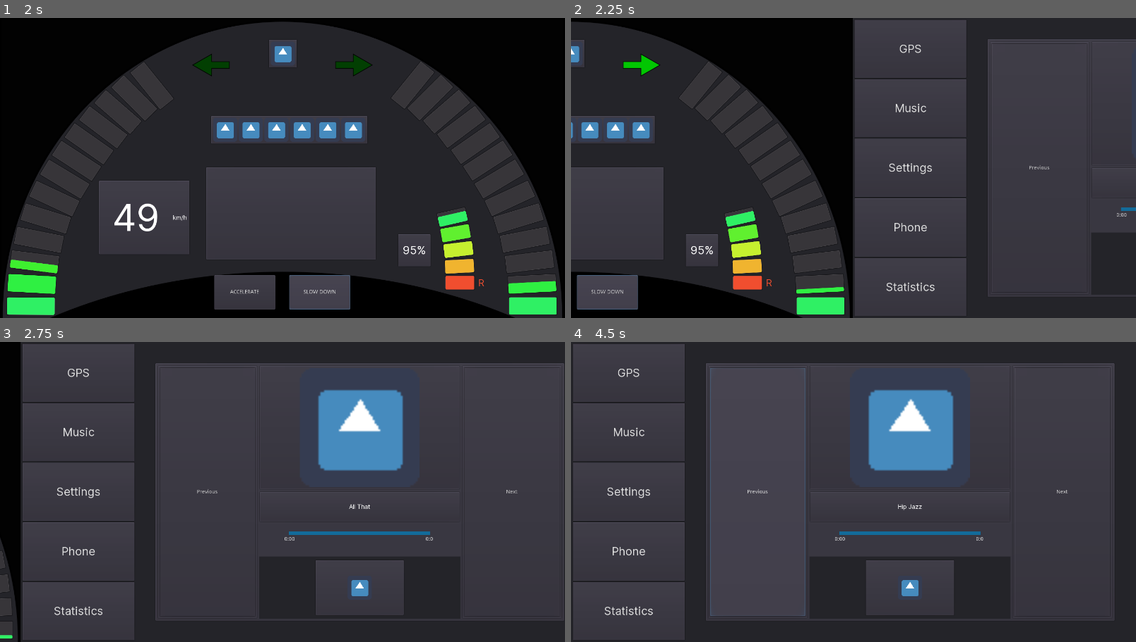
Above: before the commit, frames 1-4 (two rows, left to right).
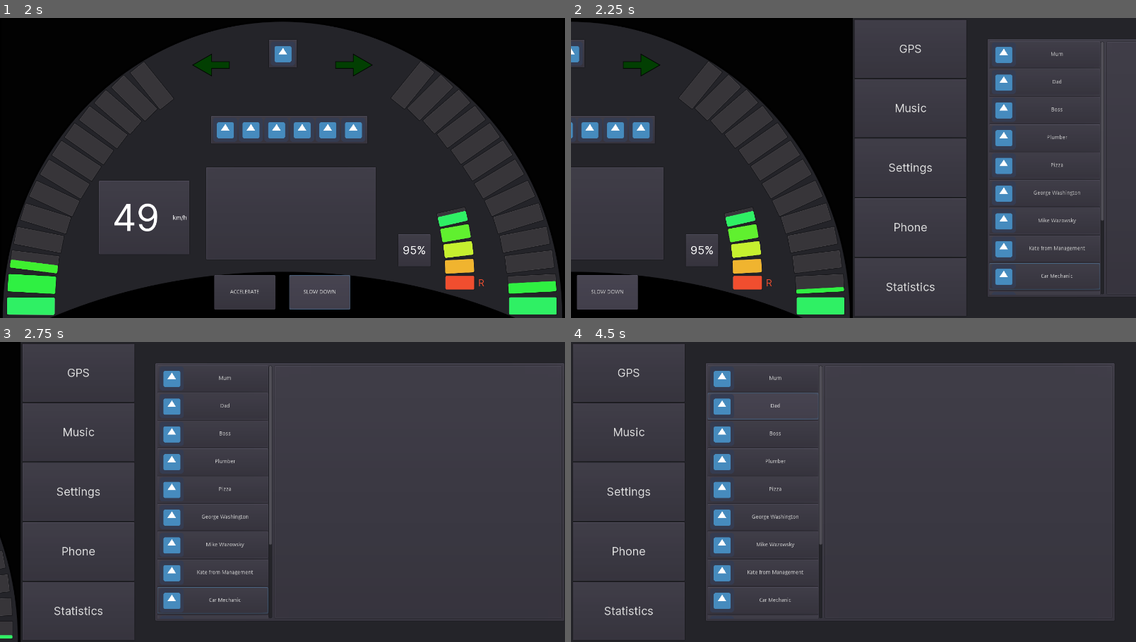
Above: after the commit, the same moments.

Repository: przadkap/car-dashboard
Game: Godot game, scene res://BTWScreen/BehindTheWheelScreen.tscn
The game is run twice, just before and just after one commit, with the same random seed, the same clock (stepped at 60 frames per second) and the same inputs. The engine's default icon, where the game draws it, is replaced by a stand-in: a white triangle on a blue panel in a dark square. Sound files missing from this copy of the repository are replaced by a short silence.
Inputs (mouse positions are in pixels of both pictures, inside the frame that each line leads up to):
- Up to frame 1 (2 s): click "ACCELERATE" at 0.5 s; click "SLOW DOWN" at 1.25 s
- Up to frame 2 (2.25 s): tap Enter at 2 s; hold Right from 2.03 s (still down); tap 0 at 2.1 s
- Up to frame 3 (2.75 s): keep holding Right
- Up to frame 4 (4.5 s): release Right at 2.75 s; click "Phone" at 2.75 s; click (763, 378) at 3.5 s, where only the run after the commit has a clickable "Mum"; click (763, 405) at 4.25 s, where only the run after the commit has a clickable "Dad"

Frame 1 is identical in both runs. In frame 2, 2.6% of the frame differs, in the area x 1-100%, y 7-98%; in frame 3, 7.2%; in frame 4, 7.4%, in the area x 24-88%, y 7-93%.

Commit message:
create skeleton

Diff:
--- a/Car Dashboard/BTWScreen/BehindTheWheelScreen.tscn
+++ b/Car Dashboard/BTWScreen/BehindTheWheelScreen.tscn
@@ -949,6 +949,155 @@
 custom_styles/panel = ExtResource( 13 )
 
 [node name="MusicPlayer" parent="MultimediaScreen/PanelContainer/SideSeparator/Content" instance=ExtResource( 15 )]
+visible = false
+
+[node name="Phone" type="PanelContainer" parent="MultimediaScreen/PanelContainer/SideSeparator/Content"]
+margin_left = 50.0
+margin_top = 50.0
+margin_right = 1139.0
+margin_bottom = 740.0
+
+[node name="HBoxContainer" type="HBoxContainer" parent="MultimediaScreen/PanelContainer/SideSeparator/Content/Phone"]
+margin_left = 7.0
+margin_top = 7.0
+margin_right = 1082.0
+margin_bottom = 683.0
+
+[node name="Contacts" type="ScrollContainer" parent="MultimediaScreen/PanelContainer/SideSeparator/Content/Phone/HBoxContainer"]
+margin_right = 306.0
+margin_bottom = 676.0
+size_flags_horizontal = 3
+size_flags_vertical = 3
+
+[node name="ContactList" type="VBoxContainer" parent="MultimediaScreen/PanelContainer/SideSeparator/Content/Phone/HBoxContainer/Contacts"]
+margin_right = 294.0
+margin_bottom = 958.0
+size_flags_horizontal = 3
+size_flags_vertical = 3
+
+[node name="Contact1" type="Button" parent="MultimediaScreen/PanelContainer/SideSeparator/Content/Phone/HBoxContainer/Contacts/ContactList"]
+margin_right = 294.0
+margin_bottom = 70.0
+rect_min_size = Vector2( 0, 70 )
+size_flags_horizontal = 3
+text = "Mum"
+icon = ExtResource( 5 )
+
+[node name="Contact2" type="Button" parent="MultimediaScreen/PanelContainer/SideSeparator/Content/Phone/HBoxContainer/Contacts/ContactList"]
+margin_top = 74.0
+margin_right = 294.0
+margin_bottom = 144.0
+rect_min_size = Vector2( 0, 70 )
+size_flags_horizontal = 3
+text = "Dad"
+icon = ExtResource( 5 )
+
+[node name="Contact3" type="Button" parent="MultimediaScreen/PanelContainer/SideSeparator/Content/Phone/HBoxContainer/Contacts/ContactList"]
+margin_top = 148.0
+margin_right = 294.0
+margin_bottom = 218.0
+rect_min_size = Vector2( 0, 70 )
+size_flags_horizontal = 3
+text = "Boss"
+icon = ExtResource( 5 )
+
+[node name="Contact4" type="Button" parent="MultimediaScreen/PanelContainer/SideSeparator/Content/Phone/HBoxContainer/Contacts/ContactList"]
+margin_top = 222.0
+margin_right = 294.0
+margin_bottom = 292.0
+rect_min_size = Vector2( 0, 70 )
+size_flags_horizontal = 3
+text = "Plumber"
+icon = ExtResource( 5 )
+
+[node name="Contact5" type="Button" parent="MultimediaScreen/PanelContainer/SideSeparator/Content/Phone/HBoxContainer/Contacts/ContactList"]
+margin_top = 296.0
+margin_right = 294.0
+margin_bottom = 366.0
+rect_min_size = Vector2( 0, 70 )
+size_flags_horizontal = 3
+text = "Pizza"
+icon = ExtResource( 5 )
+
+[node name="Contact6" type="Button" parent="MultimediaScreen/PanelContainer/SideSeparator/Content/Phone/HBoxContainer/Contacts/ContactList"]
+margin_top = 370.0
+margin_right = 294.0
+margin_bottom = 440.0
+rect_min_size = Vector2( 0, 70 )
+size_flags_horizontal = 3
+text = "George Washington"
+icon = ExtResource( 5 )
+
+[node name="Contact7" type="Button" parent="MultimediaScreen/PanelContainer/SideSeparator/Content/Phone/HBoxContainer/Contacts/ContactList"]
+margin_top = 444.0
+margin_right = 294.0
+margin_bottom = 514.0
+rect_min_size = Vector2( 0, 70 )
+size_flags_horizontal = 3
+text = "Mike Wazowsky"
+icon = ExtResource( 5 )
+
+[node name="Contact8" type="Button" parent="MultimediaScreen/PanelContainer/SideSeparator/Content/Phone/HBoxContainer/Contacts/ContactList"]
+margin_top = 518.0
+margin_right = 294.0
+margin_bottom = 588.0
+rect_min_size = Vector2( 0, 70 )
+size_flags_horizontal = 3
+text = "Kate from Management"
+icon = ExtResource( 5 )
+
+[node name="Contact9" type="Button" parent="MultimediaScreen/PanelContainer/SideSeparator/Content/Phone/HBoxContainer/Contacts/ContactList"]
+margin_top = 592.0
+margin_right = 294.0
+margin_bottom = 662.0
+rect_min_size = Vector2( 0, 70 )
+size_flags_horizontal = 3
+text = "Car Mechanic"
+icon = ExtResource( 5 )
+
+[node name="Contact10" type="Button" parent="MultimediaScreen/PanelContainer/SideSeparator/Content/Phone/HBoxContainer/Contacts/ContactList"]
+margin_top = 666.0
+margin_right = 294.0
+margin_bottom = 736.0
+rect_min_size = Vector2( 0, 70 )
+size_flags_horizontal = 3
+text = "XYZ"
+icon = ExtResource( 5 )
+
+[node name="Contact11" type="Button" parent="MultimediaScreen/PanelContainer/SideSeparator/Content/Phone/HBoxContainer/Contacts/ContactList"]
+margin_top = 740.0
+margin_right = 294.0
+margin_bottom = 810.0
+rect_min_size = Vector2( 0, 70 )
+size_flags_horizontal = 3
+text = "No mote ideas"
+icon = ExtResource( 5 )
+
+[node name="Contact12" type="Button" parent="MultimediaScreen/PanelContainer/SideSeparator/Content/Phone/HBoxContainer/Contacts/ContactList"]
+margin_top = 814.0
+margin_right = 294.0
+margin_bottom = 884.0
+rect_min_size = Vector2( 0, 70 )
+size_flags_horizontal = 3
+text = "Mcdonalds?"
+icon = ExtResource( 5 )
+
+[node name="Contact13" type="Button" parent="MultimediaScreen/PanelContainer/SideSeparator/Content/Phone/HBoxContainer/Contacts/ContactList"]
+margin_top = 888.0
+margin_right = 294.0
+margin_bottom = 958.0
+rect_min_size = Vector2( 0, 70 )
+size_flags_horizontal = 3
+text = "Monica"
+icon = ExtResource( 5 )
+
+[node name="Panel" type="PanelContainer" parent="MultimediaScreen/PanelContainer/SideSeparator/Content/Phone/HBoxContainer"]
+margin_left = 310.0
+margin_right = 1075.0
+margin_bottom = 676.0
+size_flags_horizontal = 3
+size_flags_vertical = 3
+size_flags_stretch_ratio = 2.5
 
 [node name="MusicAudio" type="AudioStreamPlayer" parent="MultimediaScreen"]
 volume_db = -10.0
Not shown: 1 places in Car Dashboard/BTWScreen/BehindTheWheelScreen.tscn that only renumber resources
